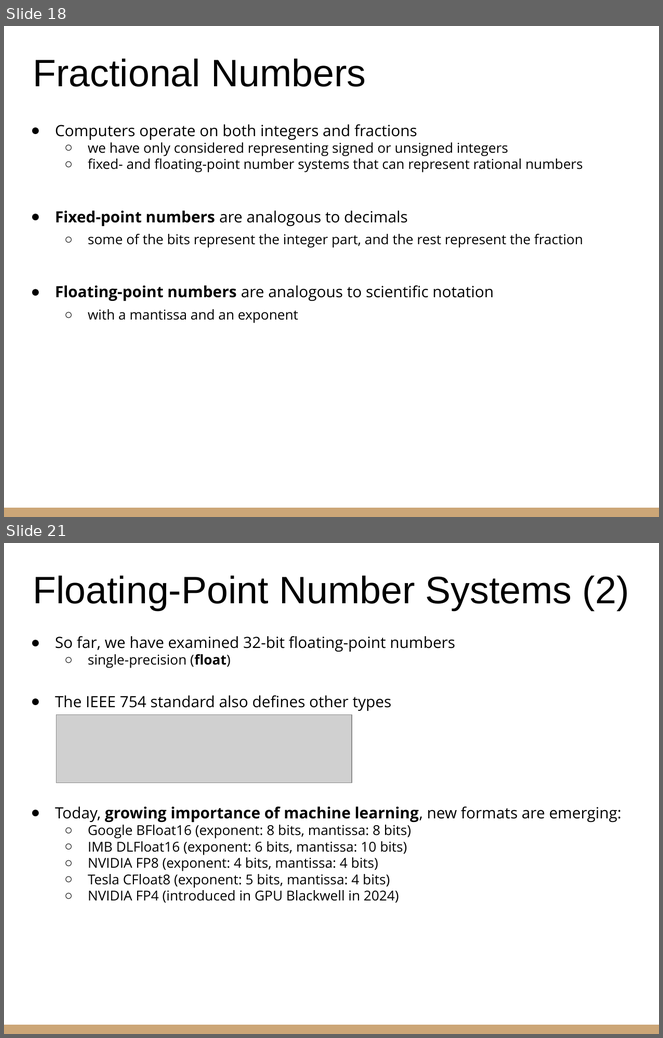
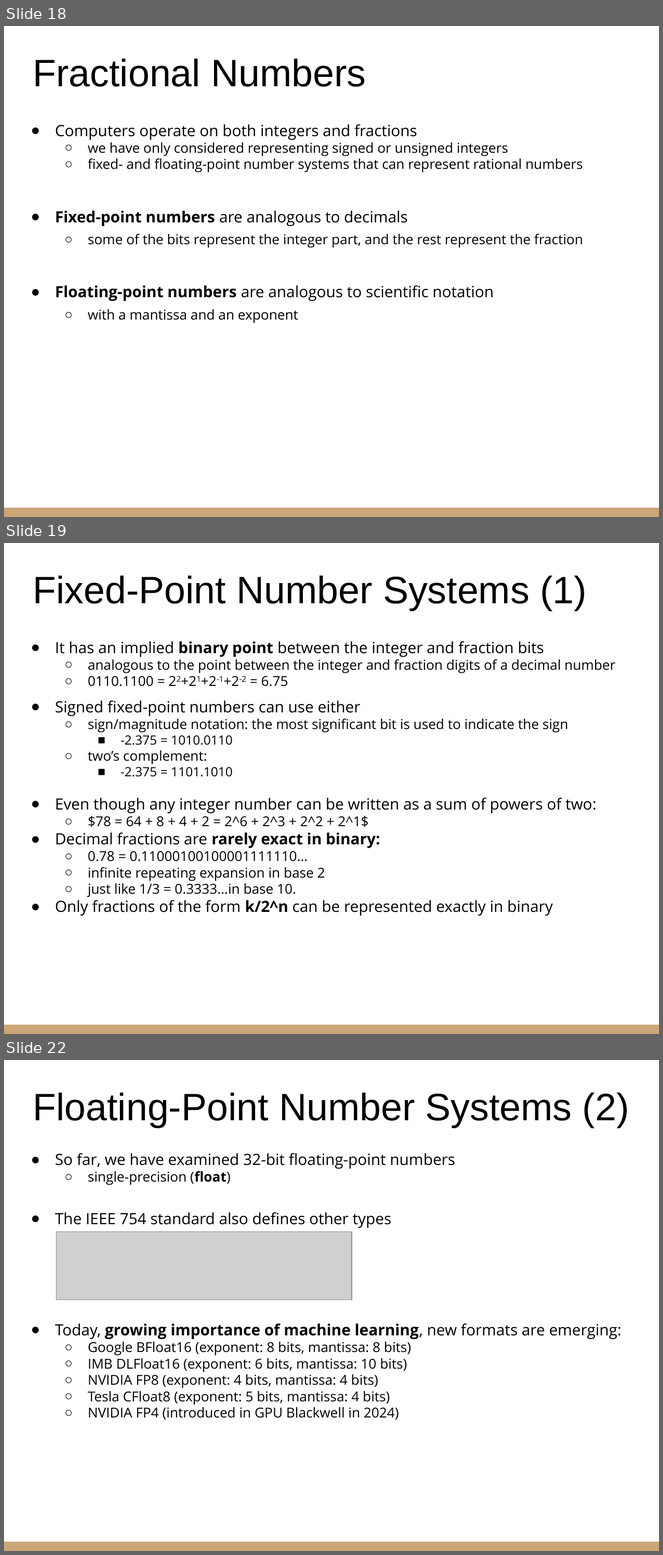
Before and after one commit to riccardoberta/esd, a slide deck: 02 - Data Representation/slides.pptx. Shown one above the other, each under a label of ours: slides 18 and 21 before the commit, slides 18, 19 and 22 after it; the slides between them are not shown. The pictures are 663x1038 and 663x1555 pixels, drawn with LibreOffice and Linux fonts; fonts in the diff are those of the drawing; grey boxes stand for pictures. Boxes give left, top, right and bottom in pixels: in the first picture for what was removed or moved away, otherwise in the second. Text is boxed around its words. In the diff, an @@ line names an element or a change of style, - is before the commit and + after.

```diff
--- a/02 - Data Representation/slides.pptx
+++ b/02 - Data Representation/slides.pptx
@@ slide 19 added at (4, 543, 659, 1034), background #FFFFFF; not listed: 1 template element that a slide beside it also shows @@
@@ title added at (33, 575, 587, 611), 42 pt, text #000000 @@
+Fixed-Point Number Systems (1)
@@ text added at (55, 641, 616, 916), 15 pt, text #000000 @@
+● It has an implied binary point between the integer and fraction bits
+  ○ analogous to the point between the integer and fraction digits of a decimal number
+  ○ 0110.1100 = 22+21+2-1+2-2 = 6.75
+● Signed fixed-point numbers can use either
+  ○ sign/magnitude notation: the most significant bit is used to indicate the sign
+    ■ -2.375 = 1010.0110
+  ○ two’s complement:
+    ■ -2.375 = 1101.1010
+● Even though any integer number can be written as a sum of powers of two:
+  ○ $78 = 64 + 8 + 4 + 2 = 2^6 + 2^3 + 2^2 + 2^1$
+● Decimal fractions are rarely exact in binary:
+  ○ 0.78 = 0.11000100100001111110…
+  ○ infinite repeating expansion in base 2
+  ○ just like 1/3 = 0.3333…in base 10.
+● Only fractions of the form k/2^n can be represented exactly in binary
@@ what was slide 21 is now slide 22 @@
```
Also in this commit, not shown: 3 slides changed, 36 other files.
